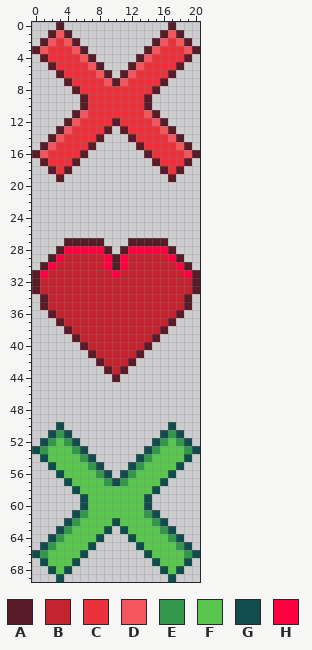
File history of a sprite sheet, assets/export-criteria.png. Above is the file before it was changed.
The file is 42x140 pixels, drawn in blocks of 2x2; one block is one cell here.
Palette (. is transparent): A #571c27  B #c42430  C #ea323c  D #f5555d  E #33984b  F #5ac54f  G #134c4c  H #ff0040
Pixels before, first column x 0:
 0 ...A.............A...
 1 ..ADA...........ADA..
 2 .ADCDA.........ADCDA.
 3 ADCCCDA.......ADCCCDA
 4 .ACCCCDA.....ADCCCCA.
 5 ..ACCCCDA...ADCCCCA..
 6 ...ACCCCDA.ADCCCCA...
 7 ....ACCCCDADCCCCA....
 8 .....ACCCCCCCCCA.....
 9 ......ACCCCCCCA......
10 ......ACCCCCCCA......
11 .....ADCCCCCCCDA.....
12 ....ADCCCCACCCCDA....
13 ...ADCCCCA.ACCCCDA...
14 ..ADCCCCA...ACCCCDA..
15 .ADCCCCA.....ACCCCDA.
16 ADCCCCA.......ACCCCDA
17 .ACCCA.........ACCCA.
18 ..ACA...........ACA..
19 ...A.............A...
20 .....................
21 .....................
22 .....................
23 .....................
24 .....................
25 .....................
26 .....................
27 ....AAAAA...AAAAA....
28 ...AHHHHHA.AHHHHHA...
29 ..AHBBBBBHAHBBBBBHA..
30 .AHBBBBBBHAHBBBBBBHA.
31 AHBBBBBBBBHBBBBBBBBHA
32 ABBBBBBBBBBBBBBBBBBBA
33 ABBBBBBBBBBBBBBBBBBBA
34 .ABBBBBBBBBBBBBBBBBA.
35 .ABBBBBBBBBBBBBBBBBA.
36 ..ABBBBBBBBBBBBBBBA..
37 ...ABBBBBBBBBBBBBA...
38 ....ABBBBBBBBBBBA....
39 .....ABBBBBBBBBA.....
40 ......ABBBBBBBA......
41 .......ABBBBBA.......
42 ........ABBBA........
43 .........ABA.........
44 ..........A..........
45 .....................
46 .....................
47 .....................
48 .....................
49 .....................
50 ...G.............G...
51 ..GEG...........GEG..
52 .GEFEG.........GEFEG.
53 GEFFFEG.......GEFFFEG
54 .GFFFFEG.....GEFFFFG.
55 ..GFFFFEG...GEFFFFG..
56 ...GFFFFEG.GEFFFFG...
57 ....GFFFFEGEFFFFG....
58 .....GFFFFFFFFFG.....
59 ......GFFFFFFFG......
60 ......GFFFFFFFG......
61 .....GEFFFFFFFEG.....
62 ....GEFFFFGFFFFEG....
63 ...GEFFFFG.GFFFFEG...
64 ..GEFFFFG...GFFFFEG..
65 .GEFFFFG.....GFFFFEG.
66 GEFFFFG.......GFFFFEG
67 .GFFFG.........GFFFG.
68 ..GFG...........GFG..
69 ...G.............G...
Now the later version:
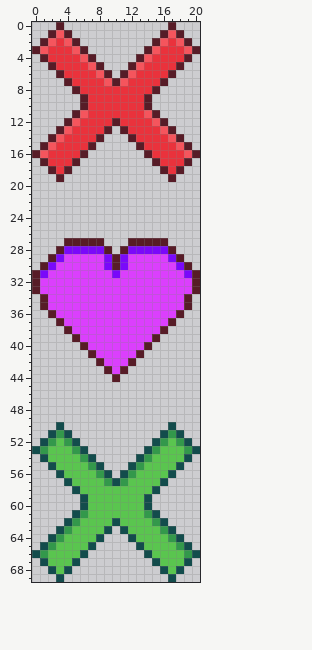
From old to new:
colour B: #c42430 -> #db3ffd
colour H: #ff0040 -> #7a09fa
